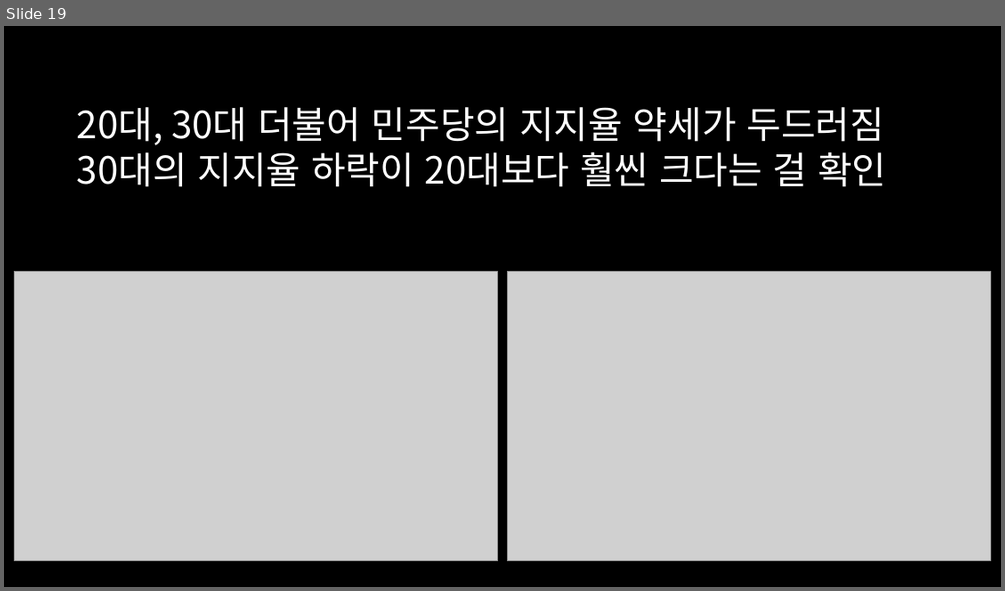
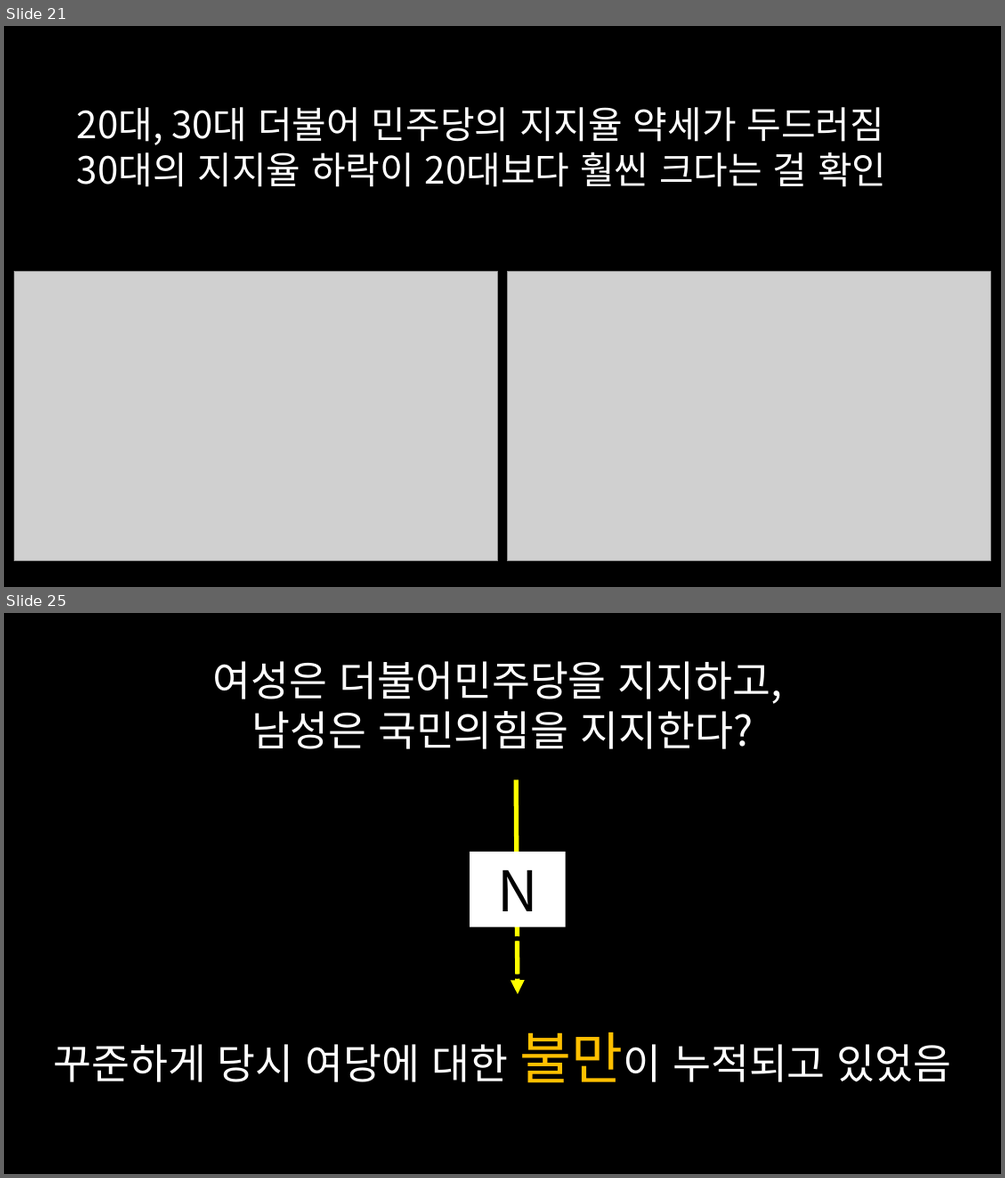
Before and after one commit to dschloe/streamlit-election-analysis, a slide deck: 프레젠테이션1.pptx. Shown one above the other, each under a label of ours: slide 19 before the commit, slides 21 and 25 after it; the slides between them are not shown. The pictures are 1005x591 and 1005x1178 pixels, drawn with LibreOffice and Linux fonts; fonts in the diff are those of the drawing; grey boxes stand for pictures. Boxes give left, top, right and bottom in pixels: in the first picture for what was removed or moved away, otherwise in the second. Text is boxed around its words. In the diff, an @@ line names an element or a change of style, - is before the commit and + after.

```diff
--- a/프레젠테이션1.pptx
+++ b/프레젠테이션1.pptx
@@ slide 25 added at (x1=4, y1=613, x2=1001, y2=1174), background #000000 @@
@@ text added at (x1=213, y1=661, x2=783, y2=749), 40 pt, text #FFFFFF @@
+여성은 더불어민주당을 지지하고,
+남성은 국민의힘을 지지한다?
@@ arrow added from (517, 779) to (518, 995), #FFFF00 4.5 pt @@
@@ rectangle added at (x1=469, y1=852, x2=566, y2=927), fill #FFFFFF, 54 pt, text #000000 @@
+NO
@@ text added at (x1=53, y1=1032, x2=952, y2=1083), 40 pt, text #FFFFFF @@
+꾸준하게 당시 여당에 대한 불만이 누적되고 있었음
@@ what was slide 19 is now slide 21 @@
```
Also in this commit, not shown: 3 slides changed, 11 other slides added, 14 other files.
